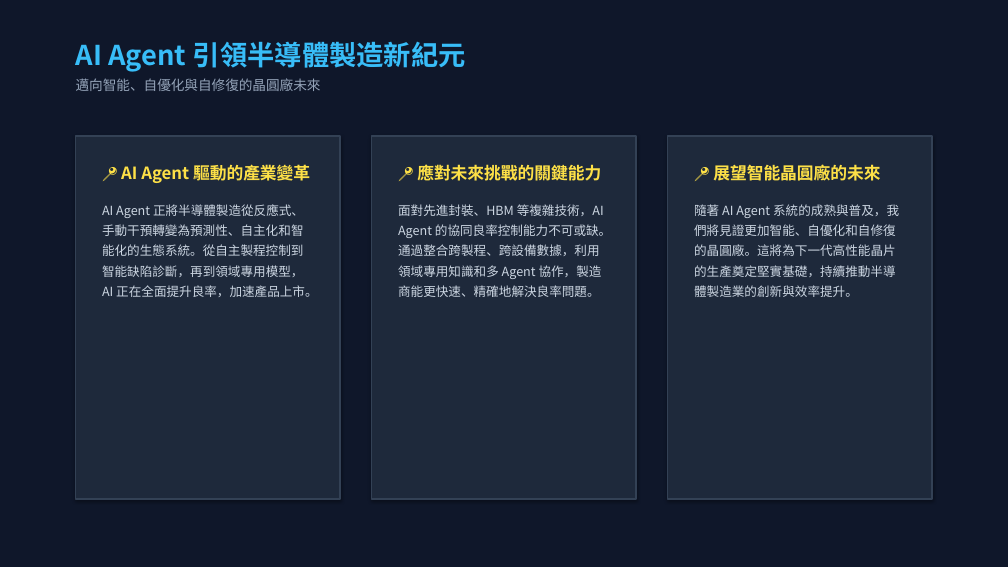
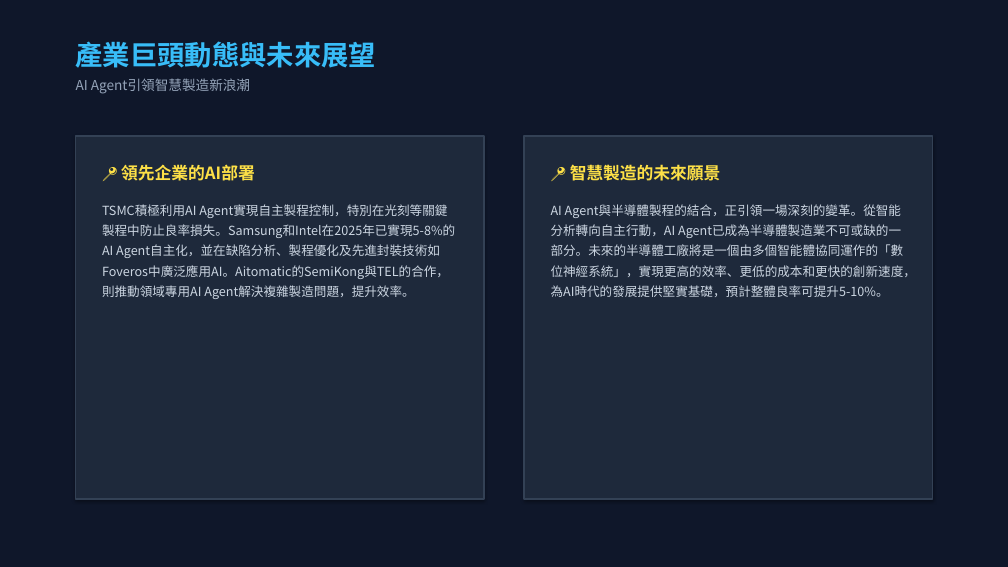
Before and after one commit to HJHuang1-lab/semiconductor-AI_report, a slide deck: slide 7 of AI_Agent_Semiconductor_Yield_Report.pptx. Drawn at 1008x567 pixels with LibreOffice and Linux fonts; fonts in the diff are those of the drawing. Boxes give left, top, right and bottom in pixels: in the first picture for what was removed or moved away, otherwise in the second. Text is boxed around its words. In the diff, an @@ line names an element or a change of style, - is before the commit and + after.

```diff
--- a/AI_Agent_Semiconductor_Yield_Report.pptx
+++ b/AI_Agent_Semiconductor_Yield_Report.pptx
@@ text at [76,41,376,94]: text changed @@
-AI Agent 引領半導體製造新紀元
-邁向智能、自優化與自修復的晶圓廠未來
+產業巨頭動態與未來展望
+AI Agent引領智慧製造新浪潮
@@ rectangle: place and size @@
-rectangle at [76,136,340,499]
+rectangle at [76,136,484,499]
@@ rectangle: place and size @@
-rectangle at [372,136,637,499]
+rectangle at [524,136,932,499]
@@ rectangle removed at [668,136,932,499] @@
@@ text at [102,164,455,299]: text changed @@
-📍 AI Agent 驅動的產業變革
-AI Agent 正將半導體製造從反應式、手動干預轉變為預測性、自主化和智能化的生態系統。從自主製程控制到智能缺陷診斷，再到領域專用模型，AI 正在全面提升良率，加速產品上市。
+📍 領先企業的AI部署
+TSMC積極利用AI Agent實現自主製程控制，特別在光刻等關鍵製程中防止良率損失。Samsung和Intel在2025年已實現5-8%的AI Agent自主化，並在缺陷分析、製程優化及先進封裝技術如Foveros中廣泛應用AI。Aitomatic的SemiKong與TEL的合作，則推動領域專用AI Agent解決複雜製造問題，提升效率。
@@ text at [551,165,916,297]: text changed @@
-📍 應對未來挑戰的關鍵能力
-面對先進封裝、HBM 等複雜技術，AI Agent 的協同良率控制能力不可或缺。通過整合跨製程、跨設備數據，利用領域專用知識和多 Agent 協作，製造商能更快速、精確地解決良率問題。
+📍 智慧製造的未來願景
+AI Agent與半導體製程的結合，正引領一場深刻的變革。從智能分析轉向自主行動，AI Agent已成為半導體製造業不可或缺的一部分。未來的半導體工廠將是一個由多個智能體協同運作的「數位神經系統」，實現更高的效率、更低的成本和更快的創新速度，為AI時代的發展提供堅實基礎，預計整體良率可提升5-10%。
@@ text removed at [694,164,899,297] @@
-📍 展望智能晶圓廠的未來
-隨著 AI Agent 系統的成熟與普及，我們將見證更加智能、自優化和自修復的晶圓廠。這將為下一代高性能晶片的生產奠定堅實基礎，持續推動半導體製造業的創新與效率提升。
```
Also in this commit, not shown: 2 other slides changed, 4 slides added, 4 slides removed, 5 other files.
